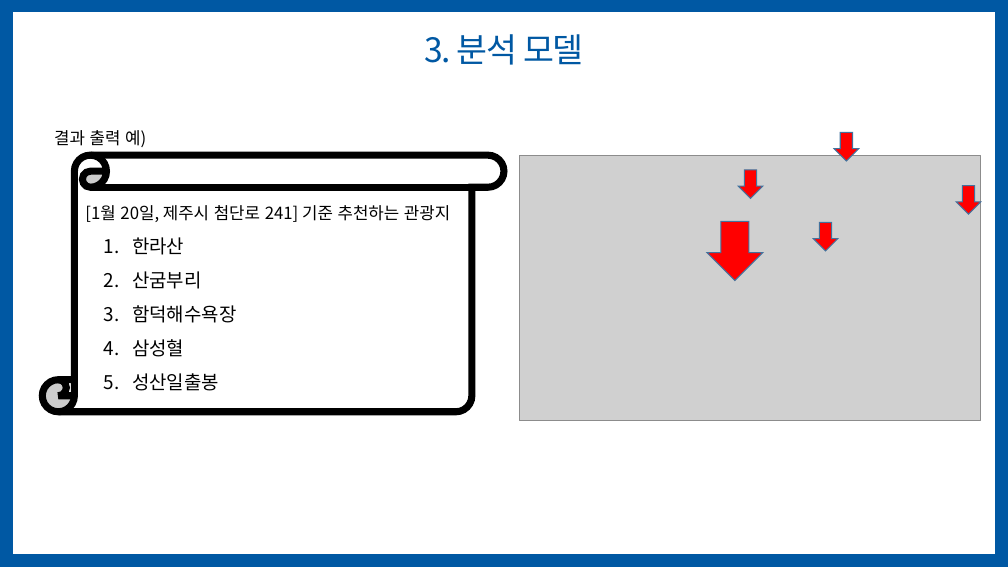
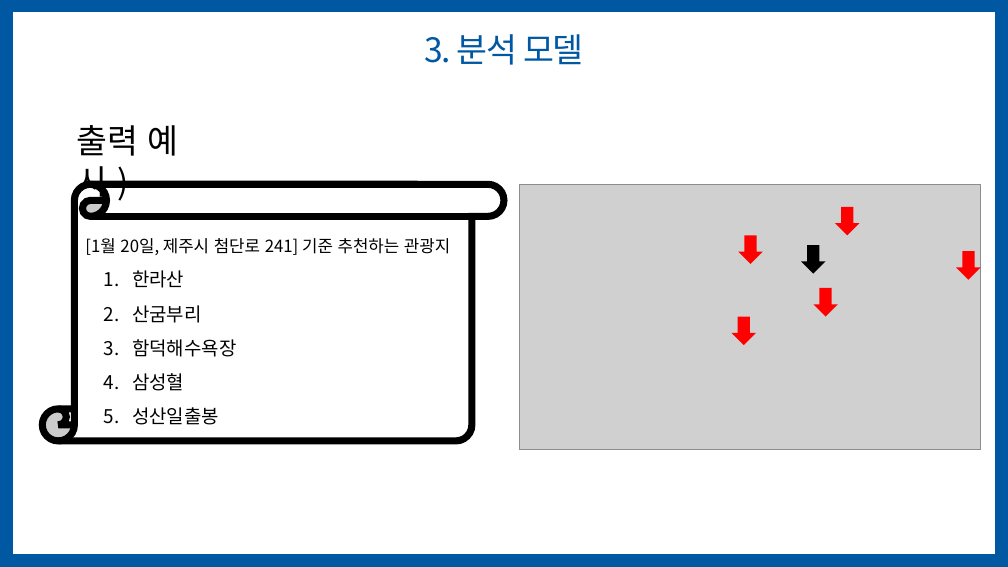
Before and after one commit to jihyeyun00/teamproject_python, a slide deck: slide 11 of 2차 팀프로젝트/6조_20200117.pptx. Drawn at 1008x567 pixels with LibreOffice and Linux fonts; fonts in the diff are those of the drawing; grey boxes stand for pictures. Boxes give left, top, right and bottom in pixels: in the first picture for what was removed or moved away, otherwise in the second. Text is boxed around its words. In the diff, an @@ line names an element or a change of style, - is before the commit and + after.

```diff
--- a/2차 팀프로젝트/6조_20200117.pptx
+++ b/2차 팀프로젝트/6조_20200117.pptx
@@ text "[1월 20일, 제주시 첨단로 241] ...": place and size @@
-text "[1월 20일, 제주시 첨단로 241] ..." at (54, 130, 450, 391)
+text "[1월 20일, 제주시 첨단로 241] ..." at (85, 238, 450, 425)
@@ text at (54, 130, 146, 147): paragraph removed @@
-결과 출력 예)
@@ text added at (77, 125, 179, 203), 32 pt, text #000000 @@
+출력 예시 )
@@ vertical scroll: place and size @@
-vertical scroll at (42, 155, 504, 411)
+vertical scroll at (42, 185, 504, 441)
@@ picture: place and size @@
-picture at (520, 155, 982, 420)
+picture at (520, 185, 982, 450)
@@ outline #43739E 1 pt to none in 4 elements at (739, 235, 763, 264), (957, 251, 981, 280), (814, 288, 838, 317), (836, 207, 860, 236) @@
@@ down arrow: place and size @@
-down arrow at (834, 132, 858, 161)
+down arrow at (836, 207, 860, 236)
@@ down arrow removed at (707, 222, 763, 281) @@
@@ down arrow added at (802, 245, 826, 274), fill #000000 @@
@@ 3 down arrows: place and size @@
-3 down arrows at (739, 170, 981, 251)
+3 down arrows at (739, 235, 981, 317)
@@ down arrow added at (732, 317, 756, 346), fill #FF0000 @@
```
Also in this commit, not shown: 9 other slides changed, 1 other file.
